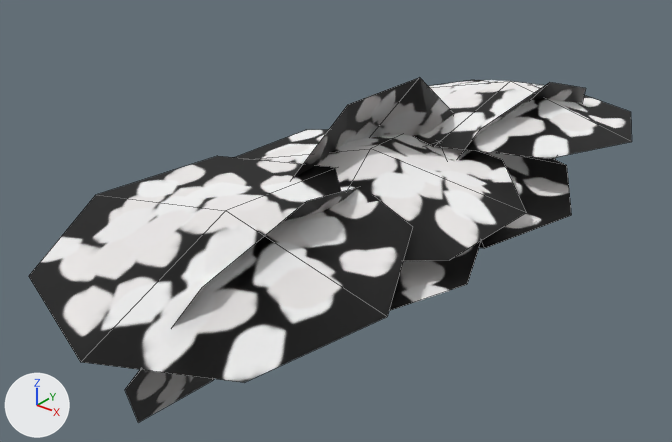
A saved change to the FBX model Assets/_Meshes/Environment/Foliage/PotPlantWide.fbx.
Camera for both pictures: a camera (50 mm lens) standing at (0.946, -1.541, 0.912) and looking at (-0.06, -0.283, 0.132). Arrows for +X, +Y and +Z are at lower left; the lights stay in place. Mesh edges are drawn as thin lines. Where no turn or scale is listed for an object, it has been applied to the vertices.

The scene before the commit, as lines of its bpy script (objects in view):
```python
me_cube_090 = bpy.data.meshes.new('Cube.090')
me_cube_090.from_pydata(...)  # 72 vertices, 32 faces; spans x -0.29..0.29, y -0.94..0.57, z -0.09..0.38
me_cube_090.materials.append(mat_leafalpha5)  # picture img_leafalpha5_png
ob_potplantlong = bpy.data.objects.new('PotPlantLong', me_cube_090)
ob_potplantlong.location = (0.0, 0.0, 0.0)
```
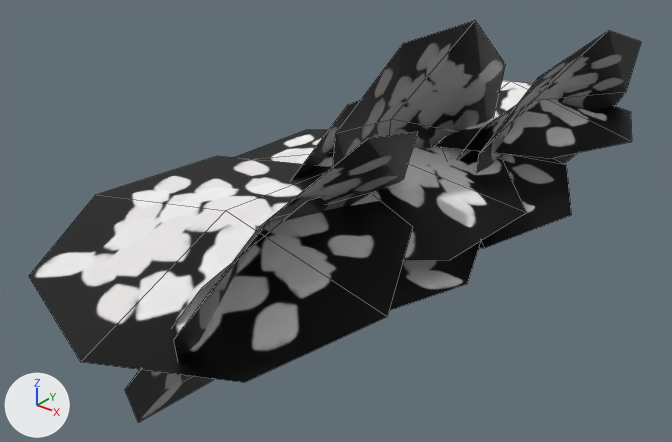
The newer file is also rescaled (x1.056), turned or shifted as a whole; pictures and numbers use the older file's frame.

The change, as a diff of the scene's bpy script:
```diff
--- a/Assets/_Meshes/Environment/Foliage/PotPlantWide.fbx.py
+++ b/Assets/_Meshes/Environment/Foliage/PotPlantWide.fbx.py
@@ me_cube_090 @@
 # used by ob_potplantlong; location = (0.0, 0.0, 0.0)
-me_cube_090.from_pydata(...)  # 72 vertices, 32 faces; spans x -0.29..0.29, y -0.94..0.57, z -0.09..0.38
+me_cube_090.from_pydata(...)  # 99 vertices, 44 faces; spans x -0.29..0.29, y -0.94..0.57, z -0.09..0.51
+# me_cube_090 part 1: the loose piece of 9 vertices spanning x -0.09..0.11, y -0.89..-0.27, z -0.07..0.32 is copied, and the copy is moved by (0.11, 0.0, 0.13); it spans x 0.03..0.22, y -0.89..-0.27, z 0.06..0.45
+# me_cube_090 part 2: the loose piece of 9 vertices spanning x -0.13..-0.01, y -0.45..0.12, z -0.04..0.38 is copied, and the copy is moved by (0.11, 0.0, 0.13); it spans x -0.02..0.1, y -0.45..0.12, z 0.09..0.51
+# me_cube_090 part 3: the loose piece of 9 vertices spanning x -0.04..0.11, y -0.1..0.53, z -0.09..0.32 is copied, and the copy is moved by (0.11, 0.0, 0.13); it spans x 0.07..0.23, y -0.1..0.53, z 0.04..0.45
+# me_cube_090 part 4: 32 kept faces spanning x -0.29..0.29, y -0.94..0.57, z -0.09..0.38 get new texture (UV) coordinates
 me_cube_090.materials.append(mat_leafalpha5)
```

Where the change shows, as pixel boxes (x1, y1, x2, y2) in the pictures (672 x 442 px):
'PotPlantLong', reshaped (17% taller)
    before: (29, 78, 632, 422)
    after: (29, 20, 641, 422)
part 1 of me_cube_090, added
    after: (174, 132, 418, 382)
part 2 of me_cube_090, added
    after: (333, 20, 505, 166)
part 3 of me_cube_090, added
    after: (477, 31, 641, 173)
part 4 of me_cube_090, surface changed
    both: (31, 81, 632, 421)
